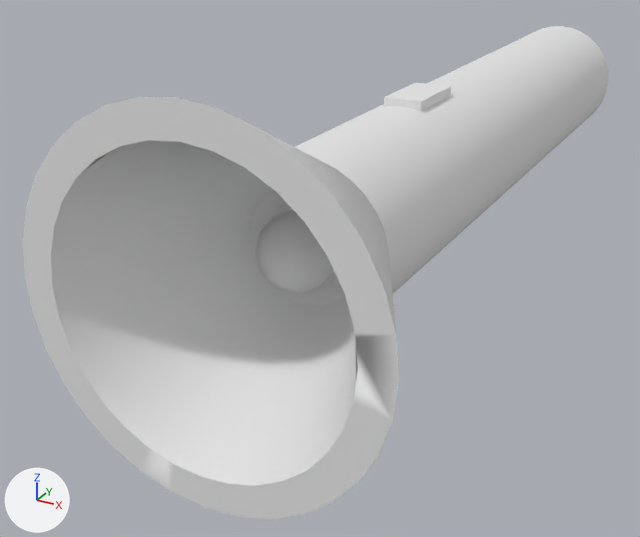
The FBX model Escape/assets/flashlight.fbx: old version first, new version second.
Before and after are seen from a camera (50 mm lens) standing at (0.436, -1.252, 0.358) and looking at (-0.122, -0.239, -0.149). The lights are fixed; the arrows at lower left show +X, +Y and +Z. Where no turn or scale is listed for an object, it has been applied to the vertices.
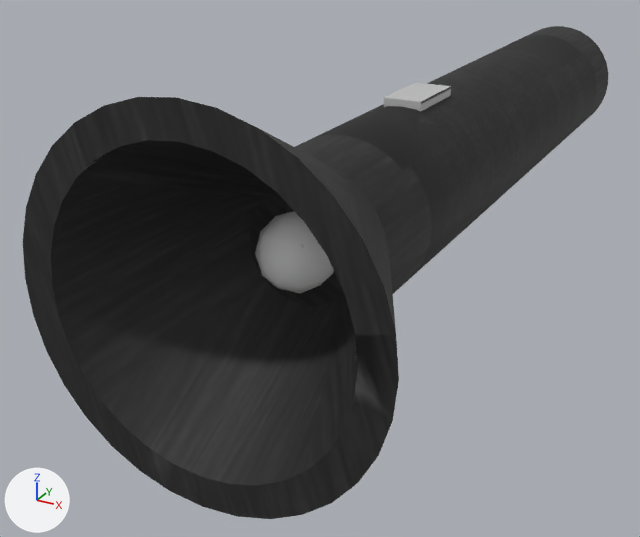
Patch to the scene script:
```diff
--- a/Escape/assets/flashlight.fbx.py
+++ b/Escape/assets/flashlight.fbx.py
@@ img_flashlighttex_png @@
+img_flashlighttex_png = load_image('flashlighttex.png', 'flashlighttex.png', 512, 512, 'sRGB')
@@ mat_material_021 @@
+mat_material_021 = principled_material('Material.021')
+mat_material_021.texture = img_flashlighttex_png
+mat_material_021.roughness = 0.69
@@ me_cylinder @@
 me_cylinder.from_pydata(...)  # 190 vertices, 364 faces; spans x -0.2..0.2, y -0.696..0.5, z -0.2..0.2
-me_cylinder.materials.append(mat_material_001)  # white #e7e7e7
+me_cylinder.materials.append(mat_material_021)  # picture img_flashlighttex_png
```

Where the change shows, as pixel boxes (x1, y1, x2, y2) in the pictures (640 x 537 px):
'Cylinder', recoloured (grey to black)
    both: (23, 26, 608, 519)
